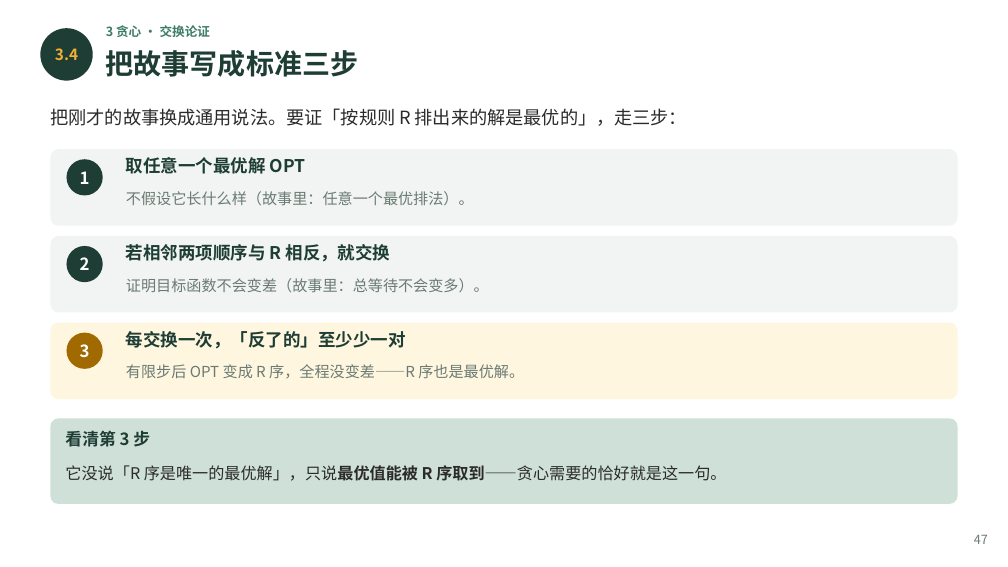
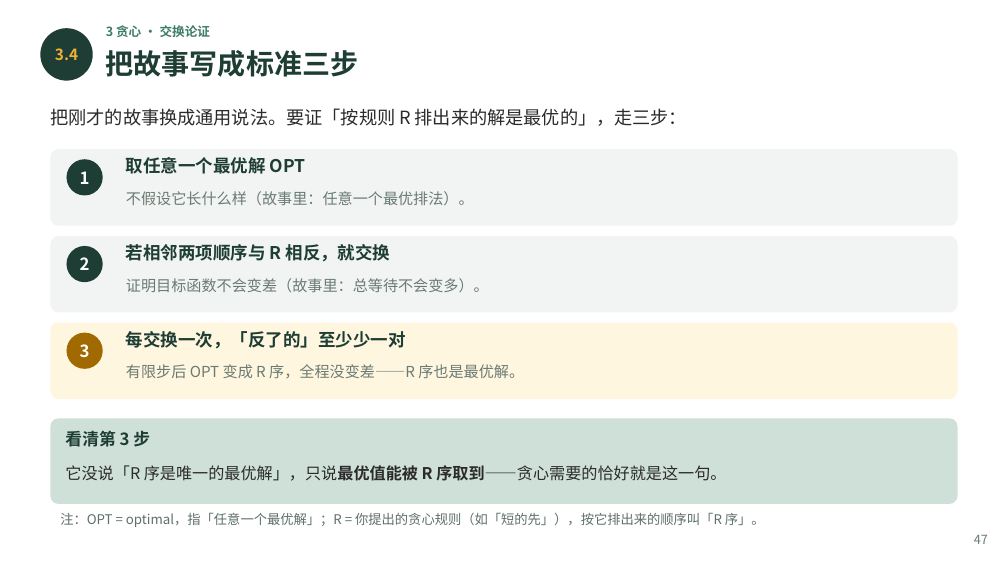
Before and after one commit to GMyhf/2026fall-cs101, a slide deck: slide 47 of courseware/202610_ADS_W06_Matrices_Sorting_Greedy.pptx. Drawn at 1008x567 pixels with LibreOffice and Linux fonts; fonts in the diff are those of the drawing. Boxes give left, top, right and bottom in pixels: in the first picture for what was removed or moved away, otherwise in the second. Text is boxed around its words. In the diff, an @@ line names an element or a change of style, - is before the commit and + after.

```diff
--- a/courseware/202610_ADS_W06_Matrices_Sorting_Greedy.pptx
+++ b/courseware/202610_ADS_W06_Matrices_Sorting_Greedy.pptx
@@ text added at (60,513,765,527), 9.5 pt, text #5F7068 @@
+注：OPT = optimal，指「任意一个最优解」；R = 你提出的贪心规则（如「短的先」），按它排出来的顺序叫「R 序」。
```
Also in this commit, not shown: 1 other slide changed, 1 other file.
